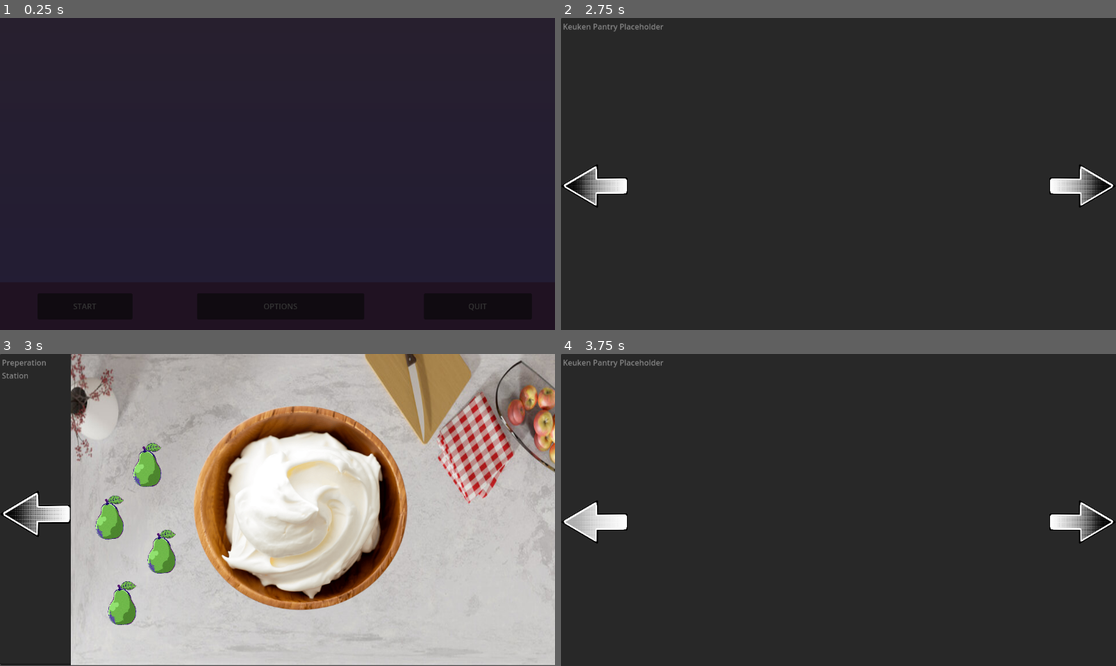
Above: before the commit, frames 1-4 (two rows, left to right).
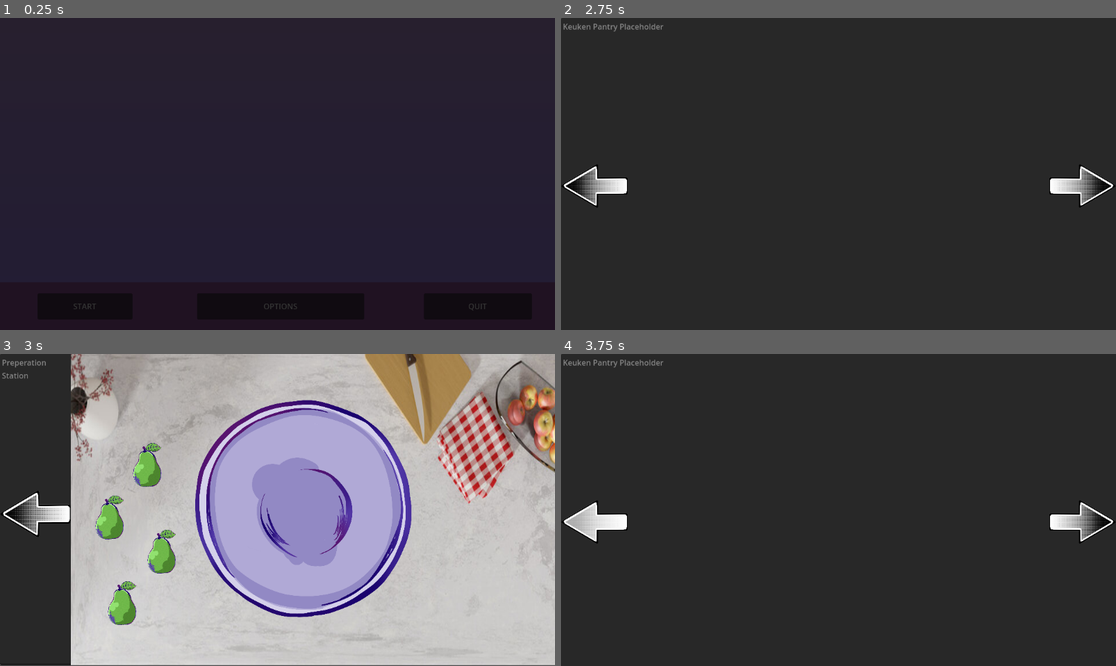
Above: after the commit, the same moments.

Repository: authenticBloodshed/gOATmeal
Game: Godot game, scene res://MainMenu.tscn
Same seed, same stepped clock (60 frames per second), same inputs: the game is played once before the commit and once after it.
Inputs (mouse positions are in pixels of both pictures, inside the frame that each line leads up to):
- Up to frame 1 (0.25 s): no input
- Up to frame 2 (2.75 s): click "START" at 0.5 s; click "START" at 1.25 s; click "START" at 2 s
- Up to frame 3 (3 s): click (521, 522) at 2.75 s
- Up to frame 4 (3.75 s): click (594, 516) at 3.5 s

Frames 1-2 are identical in both runs. In frame 3, 21% of the frame differs, in the area x 34-75%, y 14-85%; in frame 4, nothing differs.

Commit message:
Replaced bowl placeholder

Diff:
--- a/PrepStation.tscn
+++ b/PrepStation.tscn
@@ -7,6 +7,7 @@
 [ext_resource type="Texture2D" uid="uid://cn7hc2n6fcsmo" path="res://Yogurt Placeholder.png" id="4_21818"]
 [ext_resource type="Texture2D" uid="uid://dgy2dputb4r37" path="res://ArrowHover.png" id="4_bsost"]
 [ext_resource type="AudioStream" uid="uid://de83sj2no0dya" path="res://562294-colorscrimsontears-click_mRrswwXk.wav" id="5_liu57"]
+[ext_resource type="Texture2D" uid="uid://dt0f8s077qi2x" path="res://bowl1.png" id="7_jvau5"]
 [ext_resource type="PackedScene" uid="uid://dgvvcqcelxcsk" path="res://DraggableObject.tscn" id="8_fgw3y"]
 
 [node name="PrepStation" type="Node2D"]
@@ -37,9 +38,15 @@
 texture = ExtResource("3_iwkko")
 
 [node name="YogurtPlaceholder" type="Sprite2D" parent="."]
+visible = false
 position = Vector2(623, 322)
 scale = Vector2(0.810357, 0.774643)
 texture = ExtResource("4_21818")
+
+[node name="Bowl1" type="Sprite2D" parent="."]
+position = Vector2(631, 322)
+scale = Vector2(0.23075, 0.23075)
+texture = ExtResource("7_jvau5")
 
 [node name="DraggableObject" parent="." instance=ExtResource("8_fgw3y")]
 position = Vector2(309, 231)
Not shown: 1 places in PrepStation.tscn that only renumber resources
Binary file added: bowl1.png
Not shown, added: bowl1.png.import
